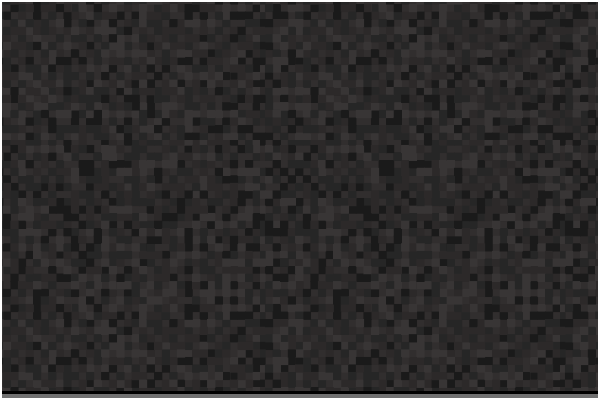
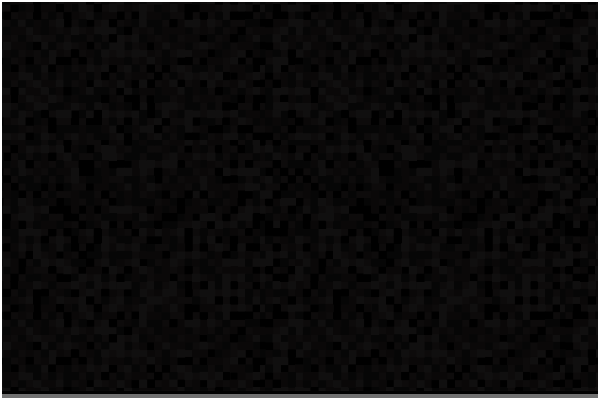
Comparing the layer stacks of the two 600 x 400 images. Changes:
"Layer 1": opacity 10% → 50%, painted on it over left=2, top=2, right=598, bottom=391
